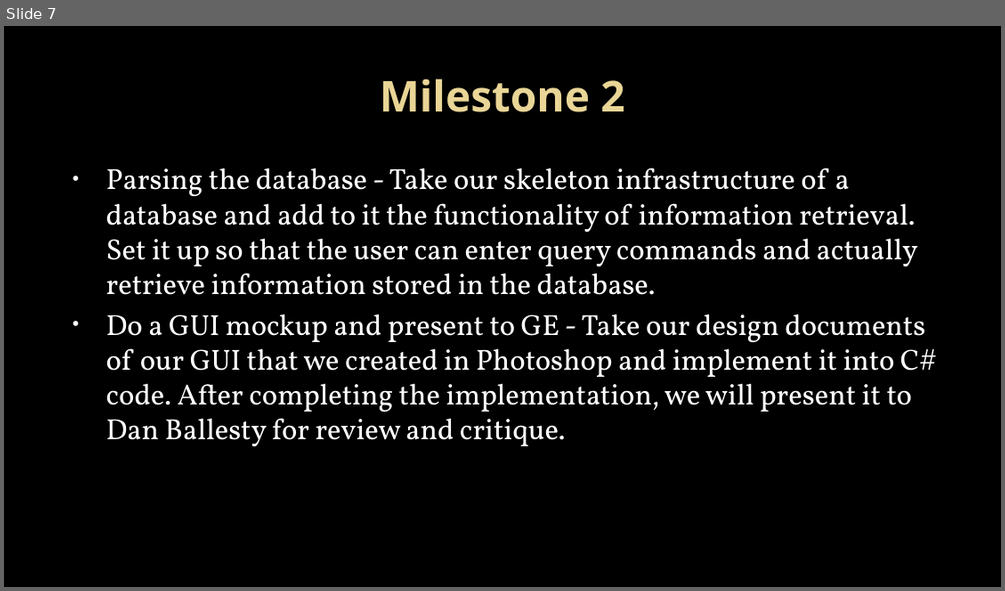
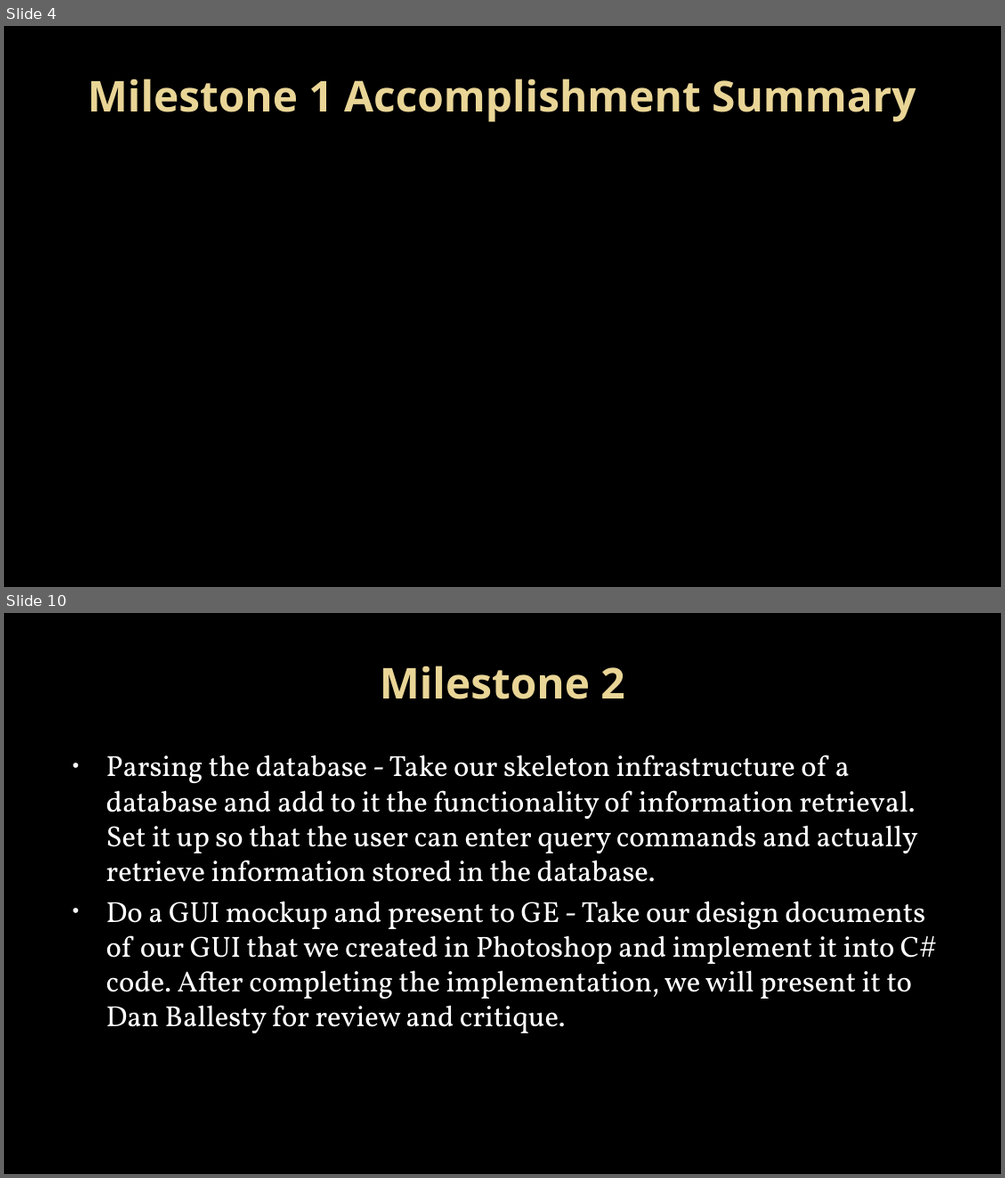
Before and after one commit to Topgun122104/SeniorProj, a slide deck: Documents/Presentations/Milestone 1 presentation.pptx. Shown one above the other, each under a label of ours: slide 7 before the commit, slides 4 and 10 after it; the slides between them are not shown. The pictures are 1005x591 and 1005x1178 pixels, drawn with LibreOffice and Linux fonts; fonts in the diff are those of the drawing; background and template pictures are left out. Boxes give left, top, right and bottom in pixels: in the first picture for what was removed or moved away, otherwise in the second. Text is boxed around its words. In the diff, an @@ line names an element or a change of style, - is before the commit and + after.

Commit message:
Final Milestone 1 PPT

```diff
--- a/Documents/Presentations/Milestone 1 presentation.pptx
+++ b/Documents/Presentations/Milestone 1 presentation.pptx
@@ slide 4 added at bbox=[4, 26, 1001, 587], background picture (left out) @@
@@ title added at bbox=[88, 79, 915, 122], 41 pt, text gradient #EAD696 to #E7D081, bold @@
+Milestone 1 Accomplishment Summary
@@ what was slide 7 is now slide 10 @@
```
Also in this commit, not shown: 2 slides changed, 5 other slides added, 3 slides removed.
